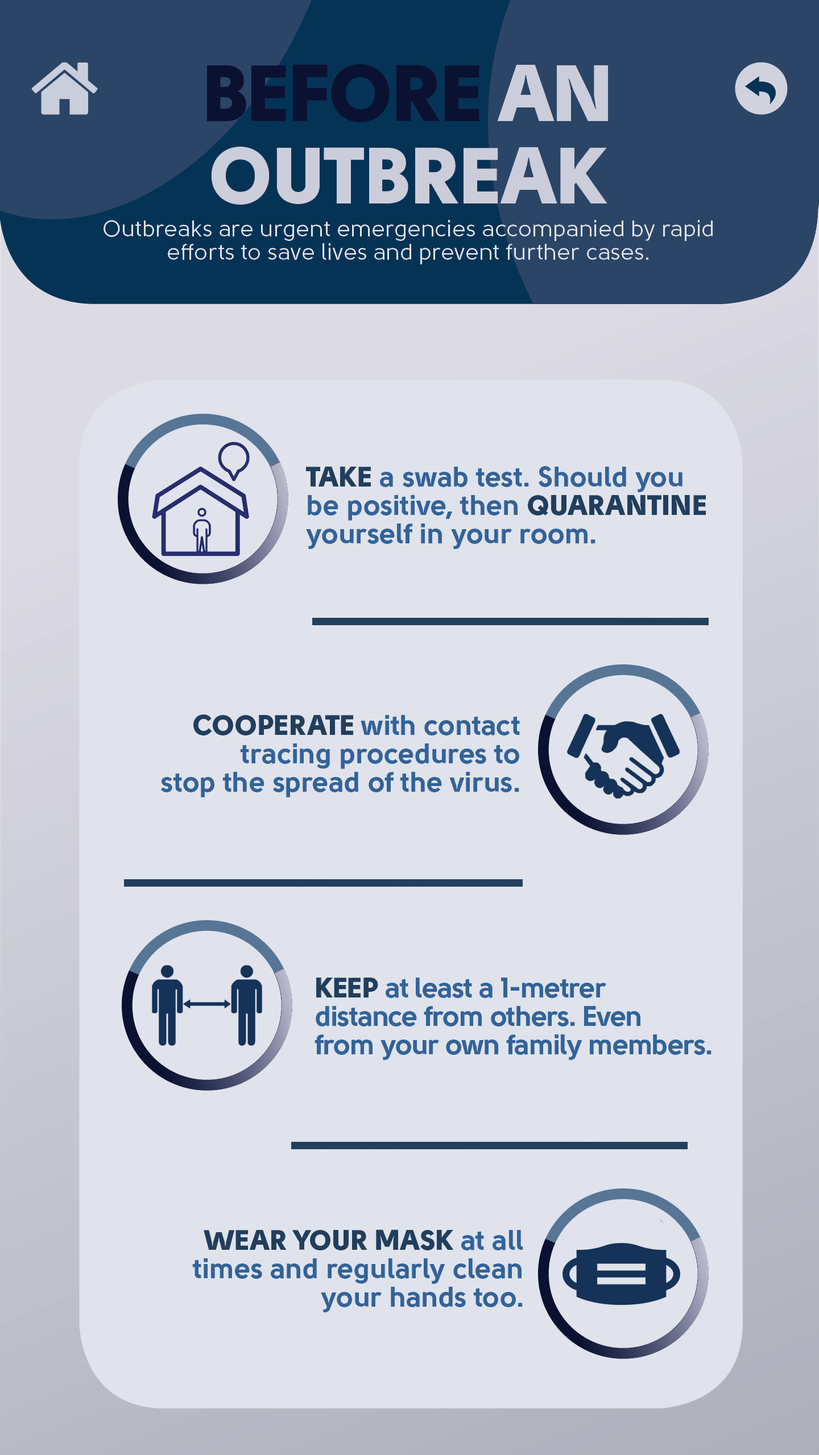
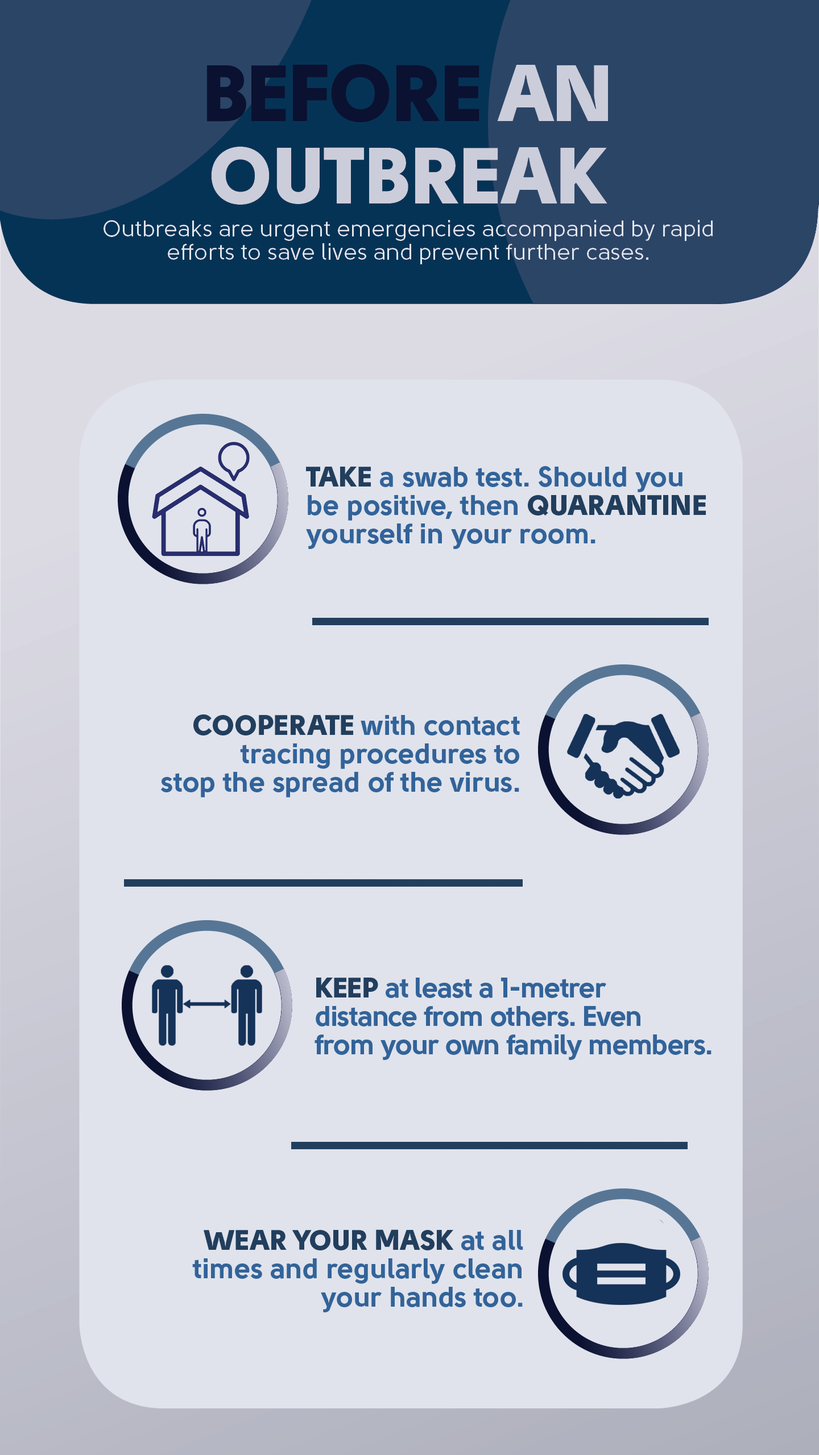
Two versions of the same layered image (819 x 1455). Layer-by-layer changes:
hid "home" over 31, 61, 98, 115
hid "back" over 734, 61, 788, 115
